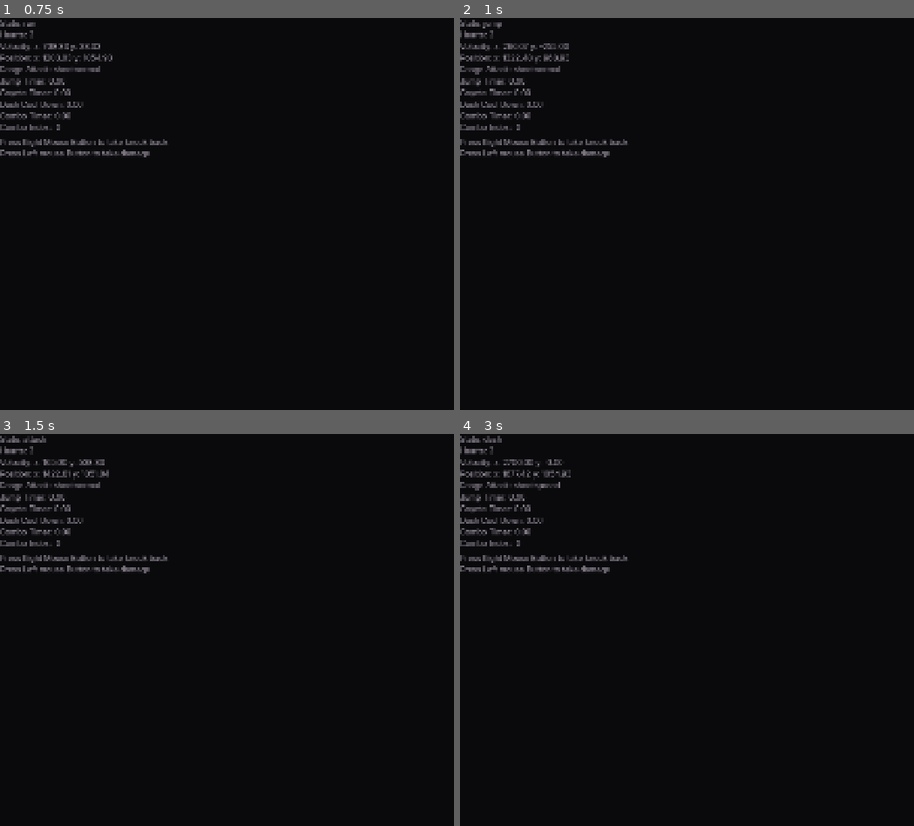
Above: before the commit, frames 1-4 (two rows, left to right).
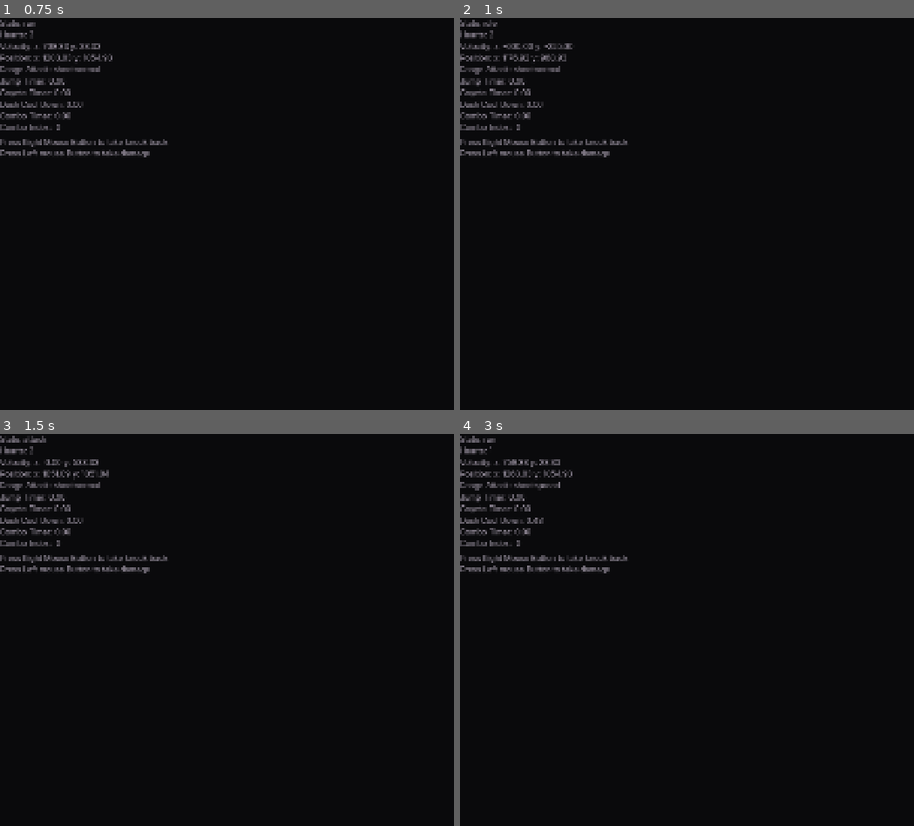
Above: after the commit, the same moments.

Repository: SinaMajdieh/boss-room
Game: Godot game, scene res://scenes/levels/level.tscn
Same seed, same stepped clock (60 frames per second), same inputs: the game is played once before the commit and once after it. The engine's default icon, where the game draws it, is replaced by a stand-in: a white triangle on a blue panel in a dark square.
Inputs (mouse positions are in pixels of both pictures, inside the frame that each line leads up to):
- Up to frame 1 (0.75 s): move the mouse to (outside the picture) at 0.52 s; hold D (move_right) from 0.53 s (still down); right-click (outside the picture) at 0.6 s
- Up to frame 2 (1 s): keep holding D (move_right); tap Space (jump) at 0.77 s
- Up to frame 3 (1.5 s): keep holding D (move_right); move the mouse to (208, 649) at 1.27 s; click (208, 649) at 1.35 s
- Up to frame 4 (3 s): tap Space (jump) at 1.52 s; move the mouse to (877, 543) at 2.02 s; release D (move_right) at 2.03 s; hold A (move_left) 2.03-2.78 s; hold Tab (cycle_attack) 2.03-2.78 s; move the mouse to (773, 708) at 2.77 s; hold D (move_right) from 2.78 s (still down); tap Shift (dash) at 2.85 s

Frame 1 is identical in both runs. In frame 2, 0.4% of the frame differs, in the area x 4-25%, y 0-12%; in frame 3, 0.2%; in frame 4, 0.3%.

Commit message:
refactored code and using resources look ahead smooth transition

Diff:
--- a/scenes/levels/level.tscn
+++ b/scenes/levels/level.tscn
@@ -3,12 +3,22 @@
 [ext_resource type="PackedScene" uid="uid://e5nefeqvv66d" path="res://scenes/player.tscn" id="1_u52ul"]
 [ext_resource type="PackedScene" uid="uid://e0yemhp07eov" path="res://scenes/ui/player_debug_menu.tscn" id="2_k5f4k"]
 [ext_resource type="PackedScene" uid="uid://kybtfskr8btj" path="res://scenes/Boss.tscn" id="3_w8frs"]
+[ext_resource type="Script" uid="uid://8am05irgtlwv" path="res://scripts/camera/smoothing.gd" id="4_d4w6o"]
 [ext_resource type="Script" uid="uid://dgisv6munbcap" path="res://scripts/camera.gd" id="4_xb4v1"]
+[ext_resource type="Script" uid="uid://c1c1mc4pkt2rm" path="res://scripts/camera/look_ahead.gd" id="5_mbbpy"]
 
 [sub_resource type="WorldBoundaryShape2D" id="WorldBoundaryShape2D_vonw3"]
 
 [sub_resource type="RectangleShape2D" id="RectangleShape2D_w7c3h"]
 size = Vector2(88.5, 12)
+
+[sub_resource type="Resource" id="Resource_d4w6o"]
+script = ExtResource("4_d4w6o")
+metadata/_custom_type_script = "uid://8am05irgtlwv"
+
+[sub_resource type="Resource" id="Resource_mbbpy"]
+script = ExtResource("5_mbbpy")
+metadata/_custom_type_script = "uid://c1c1mc4pkt2rm"
 
 [node name="Level" type="Node2D" unique_id=1831028117]
 
@@ -78,7 +88,6 @@
 debug_color = Color(0.28627452, 0.27450982, 0.30980393, 1)
 
 [node name="Boss" parent="." unique_id=188225108 instance=ExtResource("3_w8frs")]
-process_mode = 4
 position = Vector2(1312, 642)
 
 [node name="PlayerCamera" type="Camera2D" parent="." unique_id=397250722]
@@ -86,8 +95,8 @@
 limit_top = 0
 limit_bottom = 1080
 script = ExtResource("4_xb4v1")
-smoothing_distance = 25
-look_ahead_distance = 96.0
+smoothing = SubResource("Resource_d4w6o")
+look_ahead = SubResource("Resource_mbbpy")
 metadata/_custom_type_script = "uid://dgisv6munbcap"
 
 [node name="DebugScreen" type="CanvasLayer" parent="." unique_id=1543888468]
--- a/scenes/player.tscn
+++ b/scenes/player.tscn
@@ -484,7 +484,6 @@
 one_shot = true
 
 [node name="Hurt" type="Timer" parent="Timers" unique_id=1611772560]
-wait_time = 0.1
 one_shot = true
 
 [node name="ShootCoolDown" type="Timer" parent="Timers" unique_id=1718591927]
--- a/scripts/camera.gd
+++ b/scripts/camera.gd
@@ -5,59 +5,77 @@
 const MAX_SMOOTHING_DISTANCE: int = 100
 const SMOOTHING_SCALE: int = 1000
 
-@export_category("Follow PLayer")
+@export_category("Follow Player")
 @export var player: Player
 
 @export_category("Camera Smoothing")
-@export var smoothing_enabled: bool = true
-@export_range(MIN_SMOOTHING_DISTANCE, MAX_SMOOTHING_DISTANCE)
-var smoothing_distance: int = 3
+@export var smoothing: CameraSmoothing = CameraSmoothing.new()
 
 @export_category("Look Ahead")
-@export var look_ahead_enabled: bool = true
-@export var look_ahead_distance: float = 50.0
+@export var look_ahead: CameraLookAhead = CameraLookAhead.new()
 
+var tween: Tween
 var look_ahead_direction: Vector2 = Vector2.ZERO
-var smoothing_weight: float
-var target_position: Vector2
+var smoothing_weight: float = 0.0
+var target_position: Vector2 = Vector2.ZERO
 
 
 func _ready() -> void:
-    _update_smoothing_weight()
-    if not player:
-        player = get_tree().get_first_node_in_group("player")
+	_update_smoothing_weight()
+	if not player:
+		player = get_tree().get_first_node_in_group("player")
 
 
 func _process(_delta: float) -> void:
-    update_position()
+	update_position()
 
 
 func update_position() -> void:
-    if not player:
-        push_warning("%s: no player to follow" % name)
-        return
+	if not player:
+		push_warning("%s: no player to follow" % name)
+		return
 
-    target_position = apply_look_ahead_if_enabled(player.global_position)
-    target_position = apply_smoothing_if_enabled(target_position)
+	target_position = apply_look_ahead(player.global_position)
+	target_position = apply_smoothing(target_position)
 
-    global_position = target_position.floor()
+	global_position = target_position.floor()
 
 
-func apply_look_ahead_if_enabled(target: Vector2) -> Vector2:
-    if not look_ahead_enabled:
-        return target
-    _update_look_ahead_direction()
-    return target + look_ahead_direction * look_ahead_distance
+func apply_look_ahead(target: Vector2) -> Vector2:
+	if not look_ahead.enabled:
+		return target
+	_update_look_ahead_direction()
+	return target + look_ahead_direction * look_ahead.look_ahead_distance
 
 
-func apply_smoothing_if_enabled(target: Vector2) -> Vector2:
-    if not smoothing_enabled:
-        return target
-    return lerp(global_position, target, smoothing_weight)
+func apply_smoothing(target: Vector2) -> Vector2:
+	if not smoothing.enabled:
+		return target
+	return lerp(global_position, target, smoothing.get_weight())
+
 
 func _update_look_ahead_direction() -> void:
-    if player.is_on_floor():
-        look_ahead_direction = player.movement.get_facing_direction()
+	if not player:
+		return
+	if player.is_on_floor():
+		_start_look_ahead_tween(player.movement.get_facing_direction())
+
+
+func _start_look_ahead_tween(target_direction: Vector2) -> void:
+	if tween and tween.is_running():
+		return
+	if target_direction.is_equal_approx(look_ahead_direction):
+		return
+
+	tween = create_tween()
+	tween.tween_property(
+		self,
+		"look_ahead_direction",
+		target_direction,
+		look_ahead.reaction_time
+	).set_ease(look_ahead.ease_type).set_trans(look_ahead.transition_type)
+	tween.play()
+
 
 func _update_smoothing_weight() -> void:
-    smoothing_weight = float(smoothing_distance) / SMOOTHING_SCALE
+	smoothing_weight = smoothing.get_weight()
--- /dev/null
+++ b/scripts/camera/look_ahead.gd
@@ -0,0 +1,8 @@
+extends Resource
+class_name CameraLookAhead
+
+@export var look_ahead_distance: float = 96.0
+@export var reaction_time: float = 0.3
+@export var enabled: bool = true
+@export var ease_type: Tween.EaseType = Tween.EASE_IN_OUT
+@export var transition_type: Tween.TransitionType = Tween.TRANS_SINE
--- /dev/null
+++ b/scripts/camera/smoothing.gd
@@ -0,0 +1,13 @@
+extends Resource
+class_name CameraSmoothing
+
+const MIN_SMOOTHING_DISTANCE: int = 1
+const MAX_SMOOTHING_DISTANCE: int = 100
+const SMOOTHING_SCALE: int = 1000
+
+@export var enabled: bool = true
+@export_range(MIN_SMOOTHING_DISTANCE, MAX_SMOOTHING_DISTANCE)
+var smoothing_distance: int = 25
+
+func get_weight() -> float:
+    return float(smoothing_distance) / SMOOTHING_SCALE
Not shown, added: scripts/camera/look_ahead.gd.uid
Not shown, added: scripts/camera/smoothing.gd.uid
